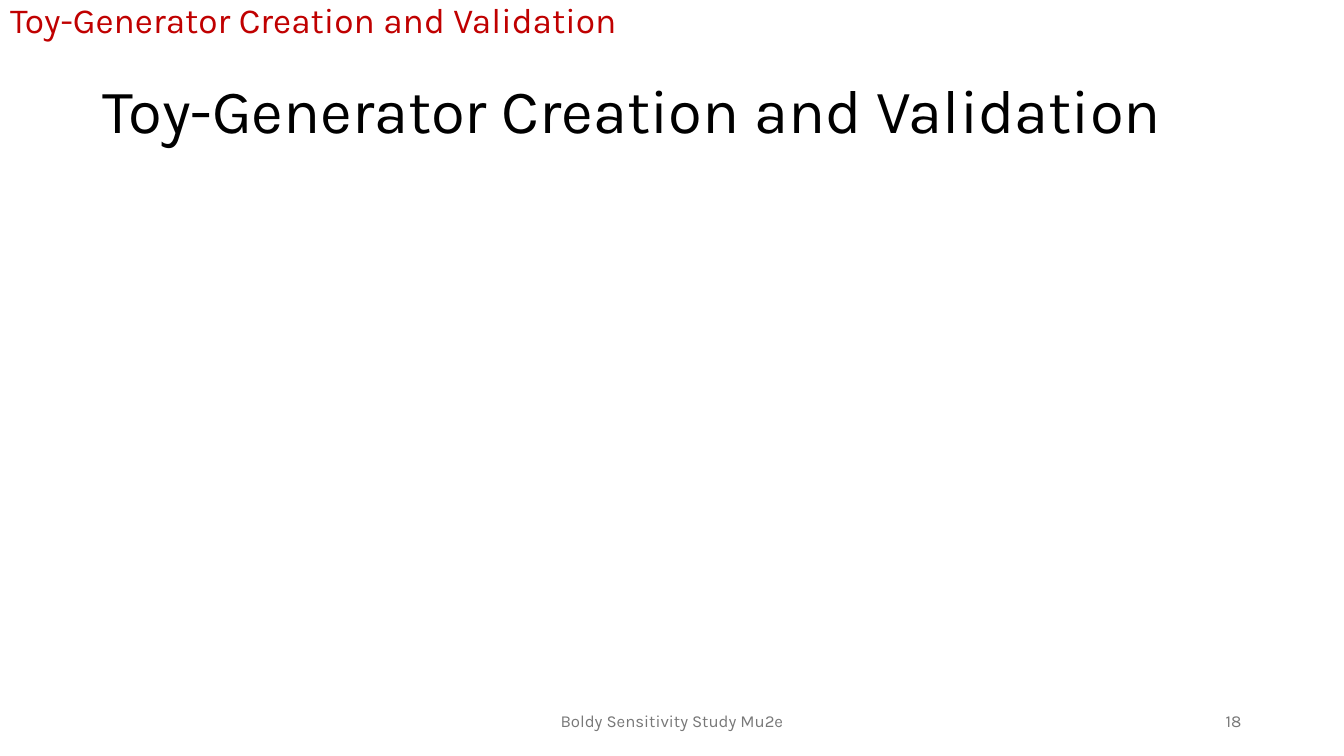
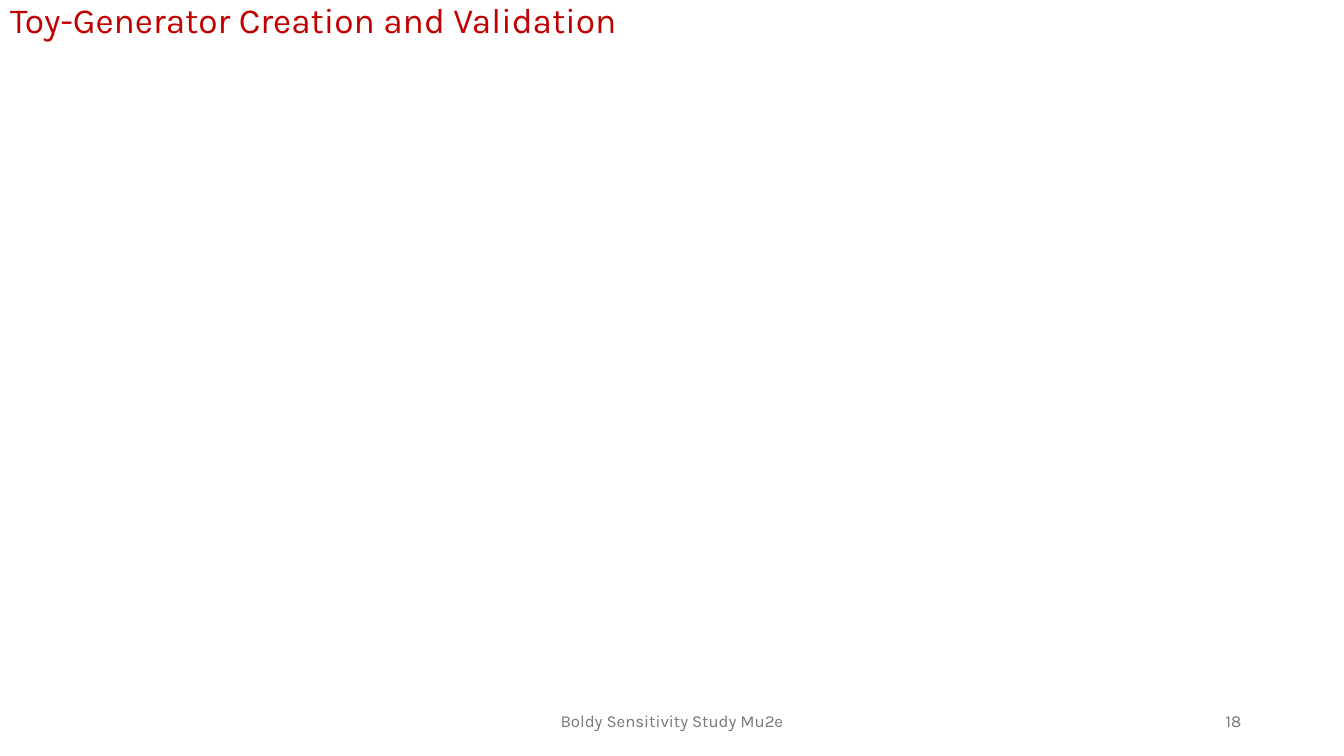
Before and after one commit to andrewboldy/DissertationAndProposalWriting, a slide deck: slide 18 of ProposalWriting/Presentation/BoldyProposalDefense [Autosaved].pptx. Drawn at 1344x756 pixels with LibreOffice and Linux fonts; fonts in the diff are those of the drawing. Boxes give left, top, right and bottom in pixels: in the first picture for what was removed or moved away, otherwise in the second. Text is boxed around its words. In the diff, an @@ line names an element or a change of style, - is before the commit and + after.

```diff
--- a/ProposalWriting/Presentation/BoldyProposalDefense [Autosaved].pptx
+++ b/ProposalWriting/Presentation/BoldyProposalDefense [Autosaved].pptx
@@ title removed at box(102, 90, 1161, 148) @@
-Toy-Generator Creation and Validation
```
Also in this commit, not shown: 17 other slides changed, 2 other files.
